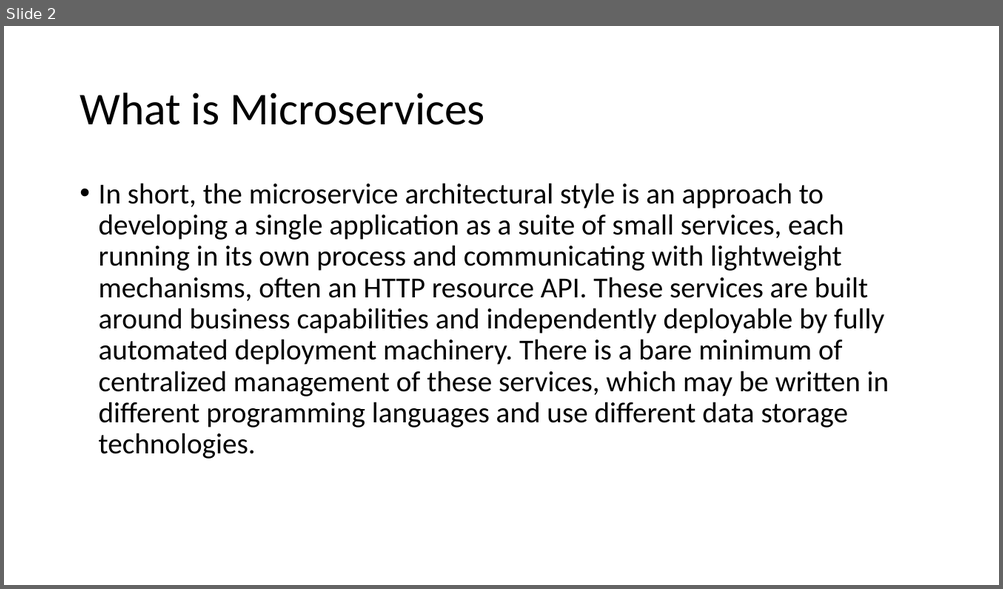
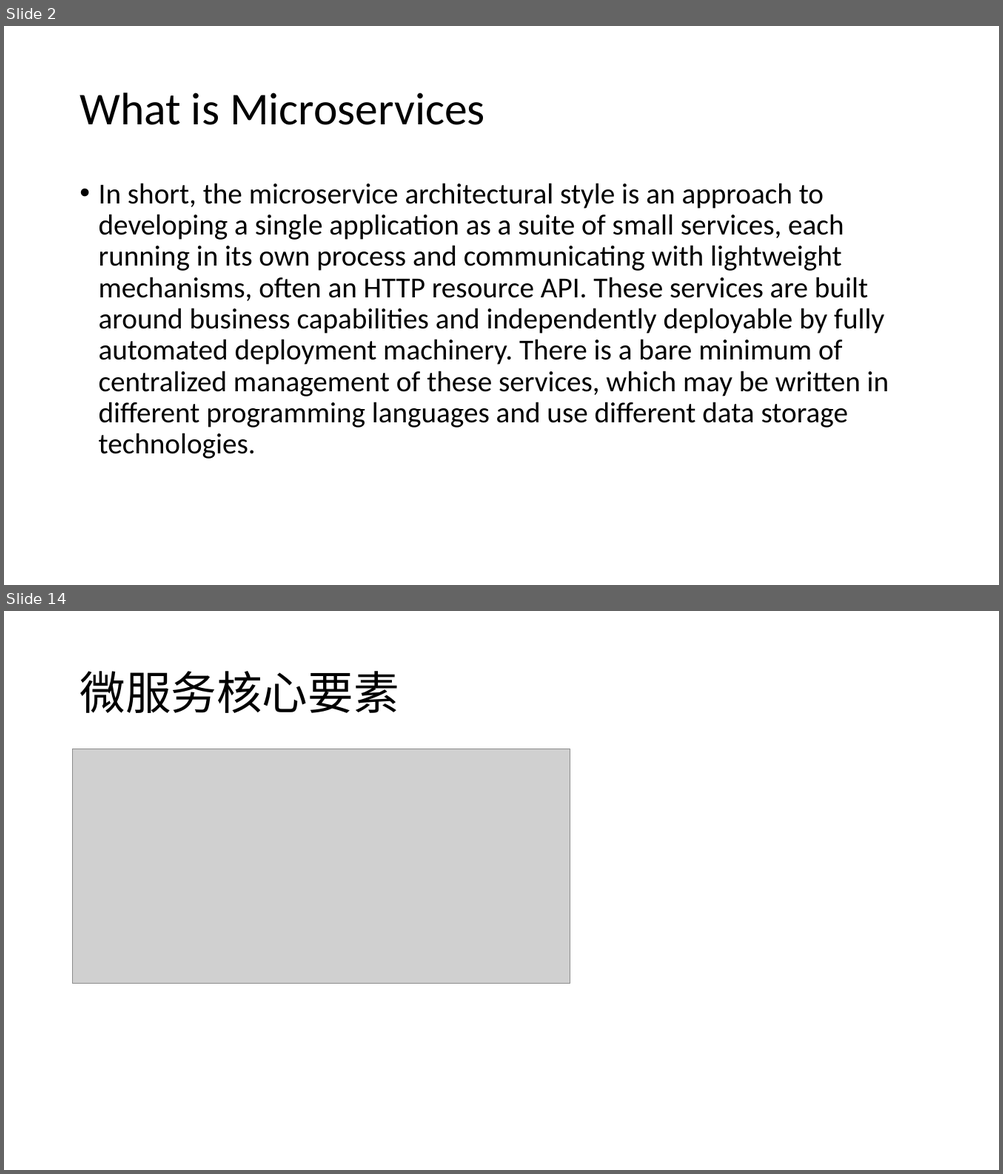
Before and after one commit to jungle0127/springcloudstudy, a slide deck: docs/microservices.pptx. Shown one above the other, each under a label of ours: slide 2 before the commit, slides 2 and 14 after it; the slides between them are not shown. The pictures are 1003x589 and 1003x1174 pixels, drawn with LibreOffice and Linux fonts; fonts in the diff are those of the drawing; grey boxes stand for pictures. Boxes give left, top, right and bottom in pixels: in the first picture for what was removed or moved away, otherwise in the second. Text is boxed around its words. In the diff, an @@ line names an element or a change of style, - is before the commit and + after.

```diff
--- a/docs/microservices.pptx
+++ b/docs/microservices.pptx
@@ slide 14 added at bbox=[4, 611, 999, 1170], background #FFFFFF @@
@@ title added at bbox=[79, 671, 398, 713], 44 pt, text #000000 @@
+微服务核心要素
@@ picture added at bbox=[73, 749, 570, 984] @@
```
Also in this commit, not shown: 1 slide changed, 15 other slides added, 2 other files.
